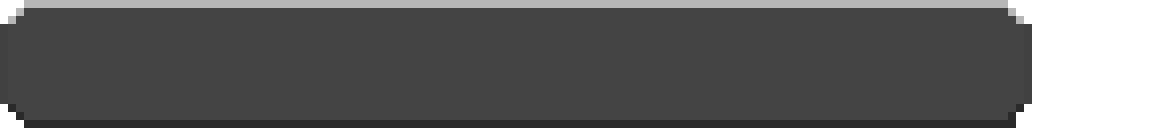
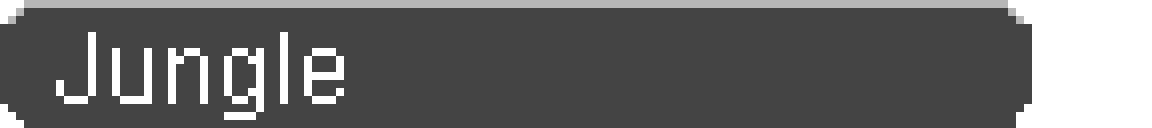
Layers edited between the first and the second 1152 × 128 image:
added layer "Jungle" above "BG" over [56, 32, 344, 120]
renamed "pmmlock14.png" to "BG", painted on it over [0, 24, 1032, 128]
renamed "Pasted Layer" to "JP", showed it, painted on it over [80, 32, 344, 120]
